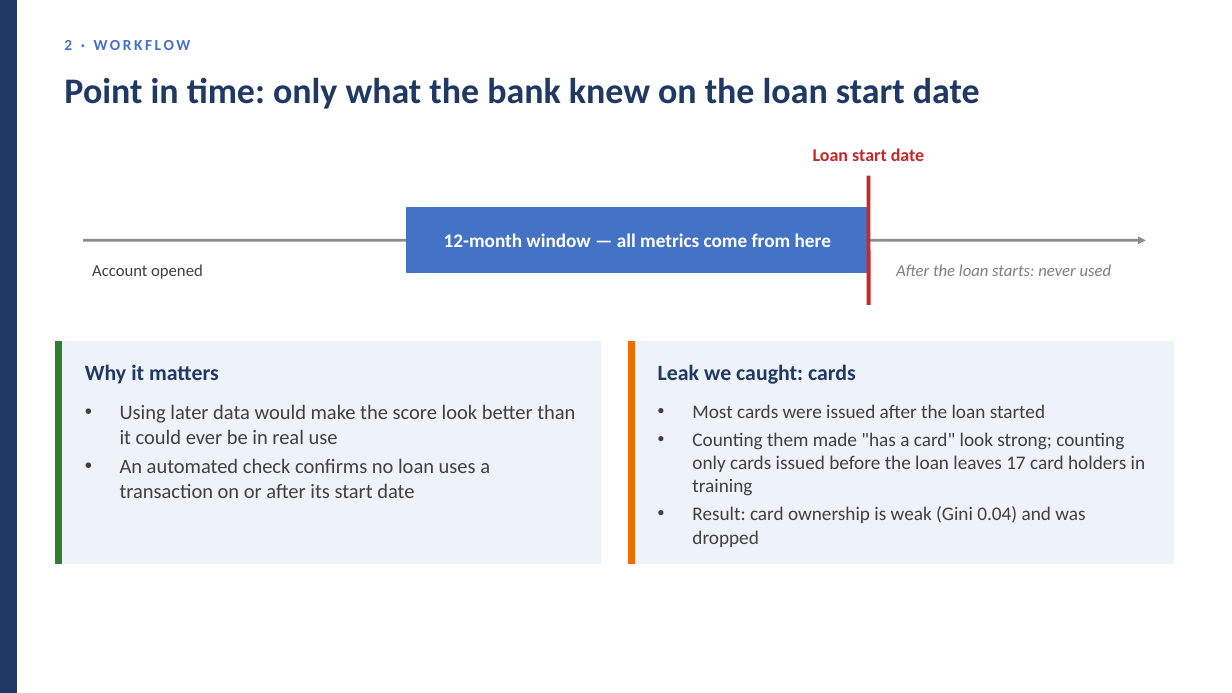
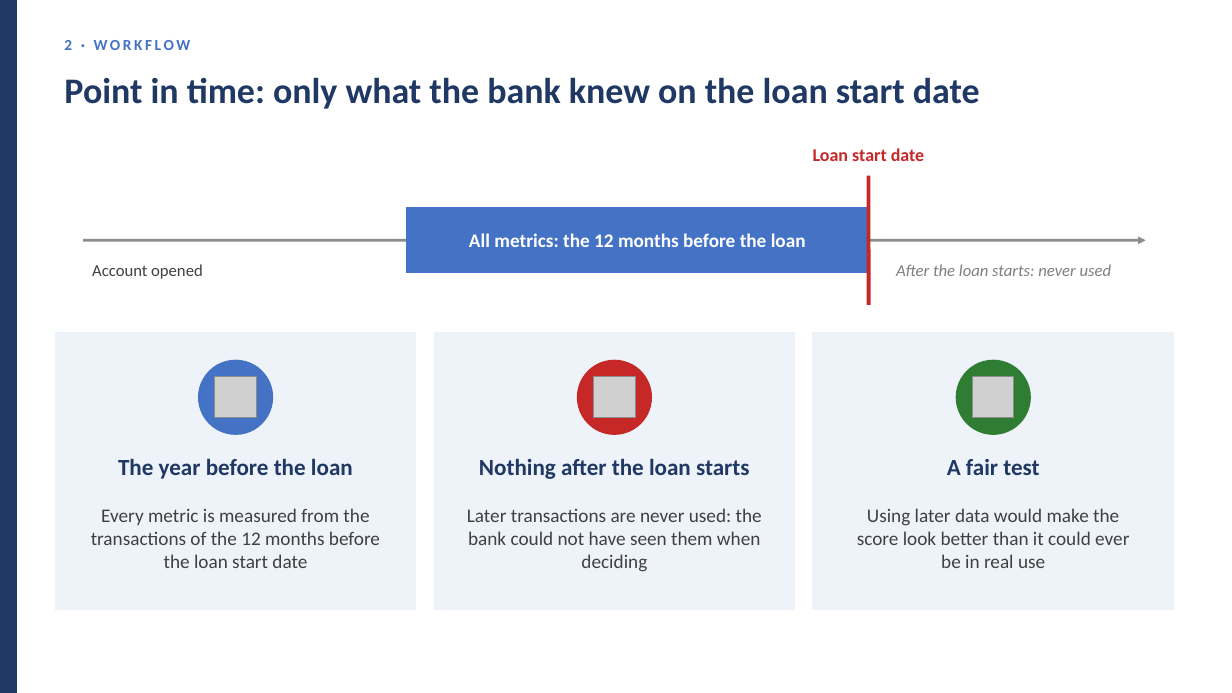
Before and after one commit to huotrithy/da-assignment-risk-scoring, a slide deck: slide 12 of docs/Final_Presentation.pptx. Drawn at 1232x693 pixels with LibreOffice and Linux fonts; fonts in the diff are those of the drawing; grey boxes stand for pictures. Boxes give left, top, right and bottom in pixels: in the first picture for what was removed or moved away, otherwise in the second. Text is boxed around its words. In the diff, an @@ line names an element or a change of style, - is before the commit and + after.

```diff
--- a/docs/Final_Presentation.pptx
+++ b/docs/Final_Presentation.pptx
@@ text at box(469, 233, 806, 247): text changed @@
-12-month window — all metrics come from here
+All metrics: the 12 months before the loan
@@ rectangle: place and size @@
-rectangle at box(55, 342, 601, 564)
+rectangle at box(55, 333, 416, 610)
@@ rectangle removed at box(55, 342, 62, 564) @@
@@ rectangle: place and size @@
-rectangle at box(628, 342, 635, 564)
+rectangle at box(434, 333, 795, 610)
@@ rectangle at box(434, 333, 795, 610): fill #EF6C00 to #EEF2F9; outline #EF6C00 1 pt to #EEF2F9 1 pt @@
@@ rectangle: place and size @@
-rectangle at box(628, 342, 1174, 564)
+rectangle at box(813, 333, 1174, 610)
@@ text removed at box(85, 364, 219, 384) @@
-Why it matters
@@ ellipse added at box(199, 360, 273, 434), fill #4472C4, outline #4472C4 1 pt @@
@@ picture added at box(215, 377, 257, 419) @@
@@ ellipse added at box(578, 360, 652, 434), fill #C62828, outline #C62828 1 pt @@
@@ picture added at box(594, 377, 636, 419) @@
@@ text removed at box(658, 364, 856, 384) @@
-Leak we caught: cards
@@ ellipse added at box(957, 360, 1031, 434), fill #2E7D32, outline #2E7D32 1 pt @@
@@ picture added at box(973, 377, 1015, 419) @@
@@ text removed at box(692, 404, 1146, 547) @@
-• Most cards were issued after the loan started
-• Counting them made "has a card" look strong; counting only cards issued before the loan leaves 17 card holders in training
-• Result: card ownership is weak (Gini 0.04) and was dropped
@@ text "The year before the loan" at box(118, 458, 353, 479): vertical alignment top to middle @@
@@ text at box(118, 458, 353, 479): text changed; size 16 to 18 pt; text colour #404040 to #1F3864; bold on @@
-• Using later data would make the score look better than it could ever be in real use
-• An automated check confirms no loan uses a transaction on or after its start date
+The year before the loan
@@ text added at box(479, 458, 749, 479), 18 pt, text #1F3864, bold @@
+Nothing after the loan starts
@@ text added at box(947, 459, 1039, 475), 18 pt, text #1F3864, bold @@
+A fair test
@@ text added at box(91, 508, 380, 568), 15 pt, text #404040 @@
+Every metric is measured from the transactions of the 12 months before the loan start date
@@ text added at box(467, 508, 762, 572), 15 pt, text #404040 @@
+Later transactions are never used: the bank could not have seen them when deciding
@@ text added at box(857, 508, 1129, 568), 15 pt, text #404040 @@
+Using later data would make the score look better than it could ever be in real use
```
Also in this commit, not shown: 25 other slides changed, 1 slide added, 34 other files.
